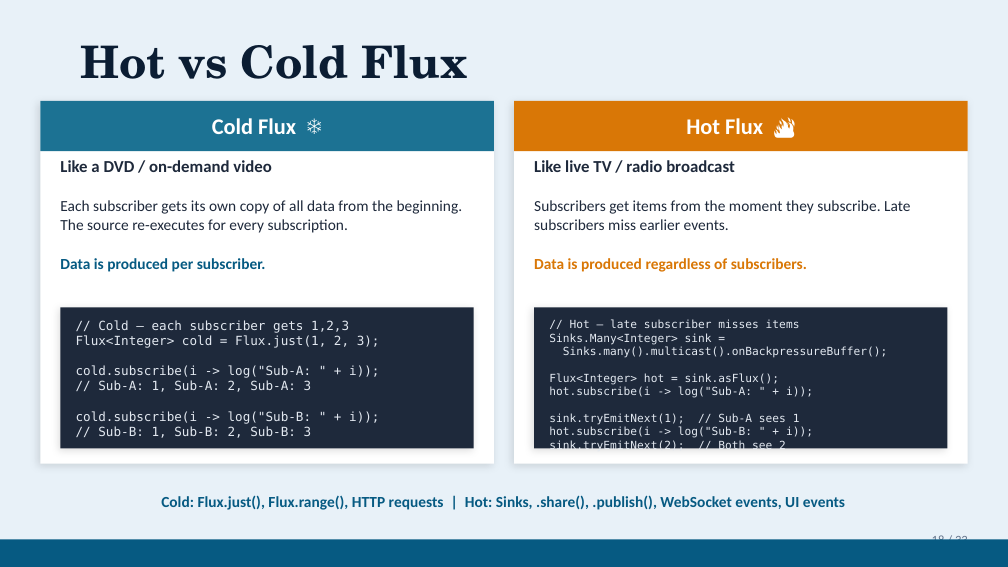
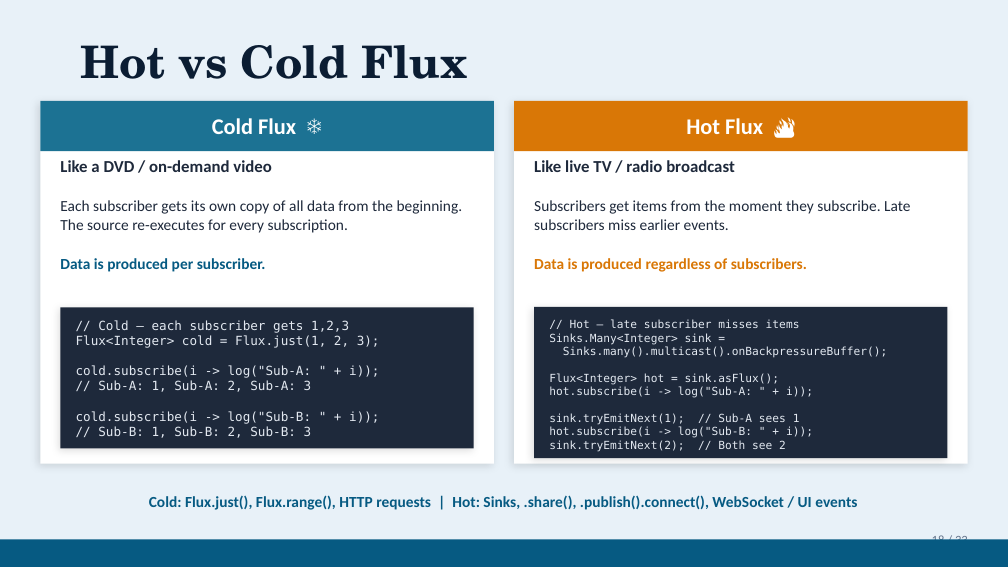
Before and after one commit to gitkoyot/reactor-presentation, a slide deck: slide 18 of WebFlux-Reactive-vs-Blocking.pptx. Drawn at 1008x567 pixels with LibreOffice and Linux fonts; fonts in the diff are those of the drawing. Boxes give left, top, right and bottom in pixels: in the first picture for what was removed or moved away, otherwise in the second. Text is boxed around its words. In the diff, an @@ line names an element or a change of style, - is before the commit and + after.

```diff
--- a/WebFlux-Reactive-vs-Blocking.pptx
+++ b/WebFlux-Reactive-vs-Blocking.pptx
@@ rectangle: place and size @@
-rectangle at (534,307,948,449)
+rectangle at (534,306,948,458)
@@ text at (149,495,857,510): text changed @@
-Cold: Flux.just(), Flux.range(), HTTP requests | Hot: Sinks, .share(), .publish(), WebSocket events, UI events
+Cold: Flux.just(), Flux.range(), HTTP requests | Hot: Sinks, .share(), .publish().connect(), WebSocket / UI events
```
Also in this commit, not shown: 8 other slides changed, 1 other file.
